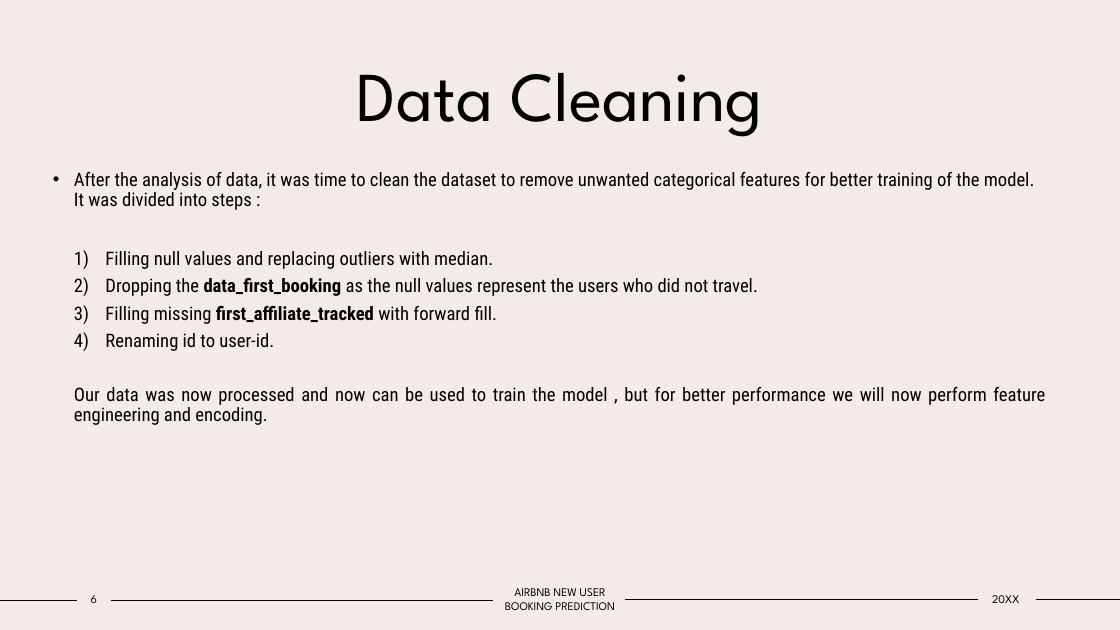
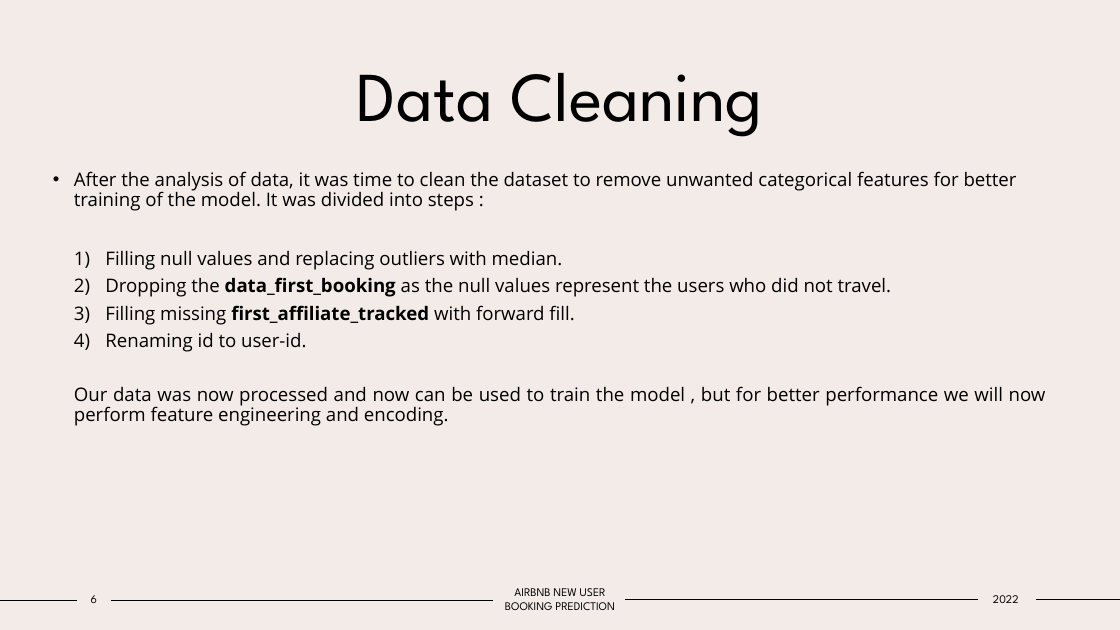
Before and after one commit to volkaseezn/Random-Forest-Premier-Project, a slide deck: slide 6 of AIRBNB NEW USER BOOKING PREDICTION.pptx. Drawn at 1120x630 pixels with LibreOffice and Linux fonts; fonts in the diff are those of the drawing. Boxes give left, top, right and bottom in pixels: in the first picture for what was removed or moved away, otherwise in the second. Text is boxed around its words. In the diff, an @@ line names an element or a change of style, - is before the commit and + after.

```diff
--- a/AIRBNB NEW USER BOOKING PREDICTION.pptx
+++ b/AIRBNB NEW USER BOOKING PREDICTION.pptx
@@ text "After the analysis of data, ..." at (x1=74, y1=171, x2=1046, y2=426): font Roboto Condensed to Open Sans; less space between paragraphs @@
@@ text at (x1=993, y1=595, x2=1019, y2=603): text changed @@
-20XX
+2022
```
Also in this commit, not shown: 12 other slides changed.
